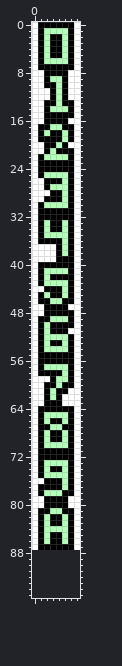
Sprite sheet -- CLIENT/src/gfx/numtiles.png. The picture above was drawn from the file before the commit.
The file is 8x88 pixels. The old version is drawn lined up with the new one, on the new canvas.
The result:
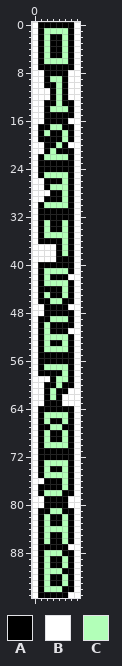
Palette (. is transparent): A #000000  B #ffffff  C #b2ffb8
Changes in this commit:
{"change": "canvas 8x88 -> 8x96"}
{"y":42,"x":6,"old":"A","new":"B"}
{"y":44,"x":1,"old":"B","new":"A"}
{"y":87,"x":6,"old":"A","new":"B"}
{"y":88,"x":0,"old":"........","new":"BACCCAAB"}
{"y":89,"x":0,"old":"........","new":"BACAACAB"}
{"y":90,"x":0,"old":"........","new":"BACAACAB"}
{"y":91,"x":0,"old":"........","new":"BACCCAAB"}
{"y":92,"x":0,"old":"........","new":"BACAACAB"}
{"y":93,"x":0,"old":"........","new":"BACAACAB"}
{"y":94,"x":0,"old":"........","new":"BACCCAAB"}
{"y":95,"x":0,"old":"........","new":"BAAAAABB"}
{"label":"changed","picture_box":[68,274,74,280]}
{"label":"changed","picture_box":[38,286,44,292]}
{"label":"changed","picture_box":[32,544,80,598]}
